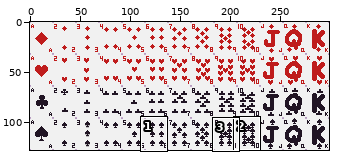
Sprite sheet -- juegos/solitario/assets/baraja.png. Above, an overview of the earlier version with the close-up marked.
Close-up. First the earlier version:
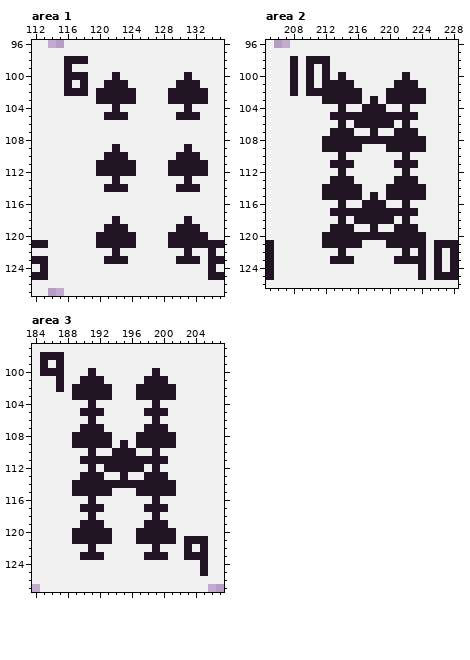
The file is 299x128 pixels. Shown: area 1: x 112..135, y 96..127; area 2: x 205..228, y 96..126; area 3: x 184..207, y 97..127. The commit also changed other parts of the picture, which this record leaves out.
Now the later version:
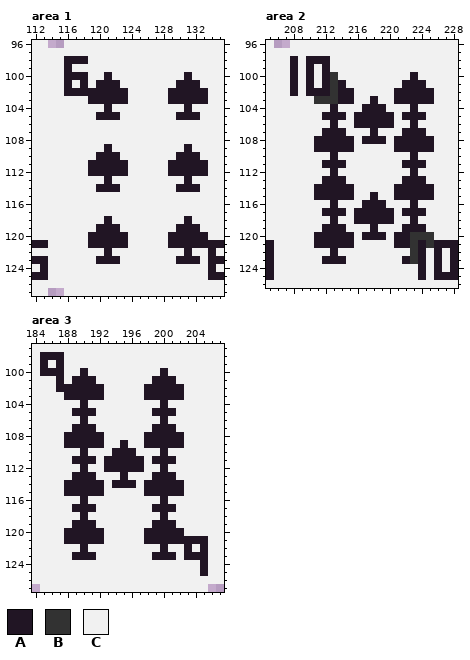
Palette (. is transparent): A #211524  B #323232  C #f1f1f1
Changes in this commit:
Changed rows in their new state; - is an unchanged pixel.
Area 1:
first column x 119:
100 --AC--
101 -A--C-
102 A----C
103 A----C
104 --AC--
105 -A--C-
first column x 119:
109 --AC--
110 -A--C-
111 A----C
112 A----C
113 --AC--
114 -A--C-
first column x 119:
118 --AC--
119 -A--C-
120 A----C
121 A----C
122 --AC--
123 -A--C-
Area 2:
first column x 211:
100 --BC-------CA--
101 --B-C-----C--A-
102 --B--C---C----A
103 BBB--C---C----A
104 --AC-------CA--
105 -A--C-----C--A-
106 --AC-------CA--
107 -A--C-----C--A-
108 A----C---C----A
109 A----C---C----A
110 --AC-------CA--
111 -A--C-----C--A-
112 --AC-------CA--
113 -A--C-----C--A-
114 A----C---C----A
115 A----C---C----A
116 --AC-------CA--
117 -A--C-----C--A-
118 --AC-------CA--
119 -A--C-----C--A-
120 A----C---C--BBB
121 A----C---C--B-B
122 --AC-------CB--
123 -A--C-----C-B--
Area 3:
first column x 188:
100 --AC-------CA--
101 -A--C-----C--A-
102 A----C---C----A
103 A----C---C----A
104 --AC-------CA--
105 -A--C-----C--A-
106 --AC-------CA--
107 -A--C-----C--A-
108 A----C---C----A
109 A----C---C----A
110 --AC-------CA--
111 -A--C-----C--A-
112 --AC-------CA--
113 -A--C-----C--A-
114 A----C---C----A
115 A----C---C----A
116 --AC-------CA--
117 -A--C-----C--A-
118 --AC-------CA--
119 -A--C-----C--A-
120 A----C---C----A
121 A----C---C----A
122 --AC-------CA--
123 -A--C-----C--A-
